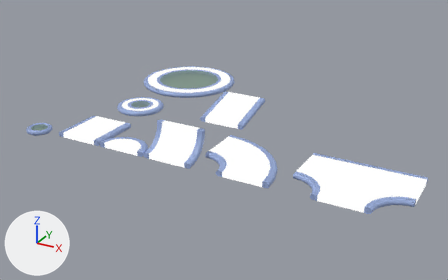
Renders of the Blender file Assets/World/C6L1/netpath/raw/C6L1_netpath.blend from each side of a commit.
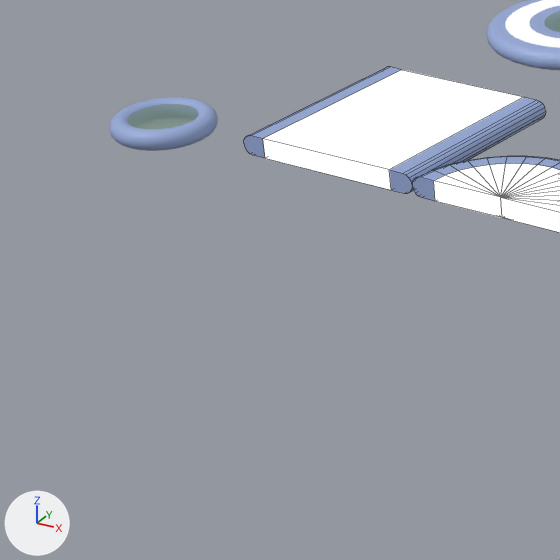
Each version appears first whole from a camera (50 mm lens) standing at (76.6, -81.9, 46.9) and looking at (22.3, 17.0, -2.6), and next in a close-up on the part from 0% to 30% of the width and 35% to 84% of the height. Lighting does not change. The marker at lower left points along +X, +Y and +Z. The close-ups show mesh edges as thin lines. Objects named as collision shapes, trigger or cutter boxes, shadow casters or lower levels of detail are left out.

Script lines for the objects in view, before the commit:
```python
me_cube = bpy.data.meshes.new('Cube')
me_cube.from_pydata(...)  # 44 vertices, 28 faces; spans x -5.0..5.0, y 0.0..10.0, z -1.0..0.0
me_cube.polygons.foreach_set('use_smooth', [True] * 28)
# faces by material slot: [24, 4]
me_cube.materials.append(mat_netpath_rim)  # blue #98acda
me_cube.materials.append(mat_netpath_middle)  # white #ffffff
me_cube_001 = bpy.data.meshes.new('Cube.001')
me_cube_001.from_pydata(...)  # 189 vertices, 196 faces; spans x -5.0..5.0, y 0.0..5.0, z -1.0..0.0
me_cube_001.polygons.foreach_set('use_smooth', [True] * 196)
# faces by material slot: [162, 34]
me_cube_001.materials.append(mat_netpath_rim)  # blue #98acda
me_cube_001.materials.append(mat_netpath_middle)  # white #ffffff
me_torus = bpy.data.meshes.new('Torus')
me_torus.from_pydata(...)  # 576 vertices, 514 faces; spans x -2.5..2.5, y -2.5..2.5, z -1.0..0.0
# faces by material slot: [512, 2]
me_torus.materials.append(mat_netpath_rim)  # blue #98acda
me_torus.materials.append(mat_labglass)
ob_netpath_end = bpy.data.objects.new('netpath_end', me_cube_001)
ob_netpath_end.location = (10.0, 0.0, 0.0)
ob_netpath_lamp = bpy.data.objects.new('netpath_lamp', me_torus)
ob_netpath_lamp.location = (-10.0, 0.0, 0.0)
ob_netpath_straight20 = bpy.data.objects.new('netpath_straight20', me_cube)
ob_netpath_straight20.location = (0.0, 0.0, 0.0)
# also in view: 'netpath_platform' at (0.0, 20.0, -0.5)
```
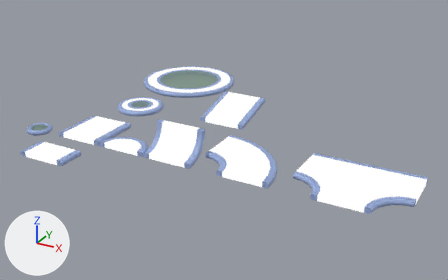
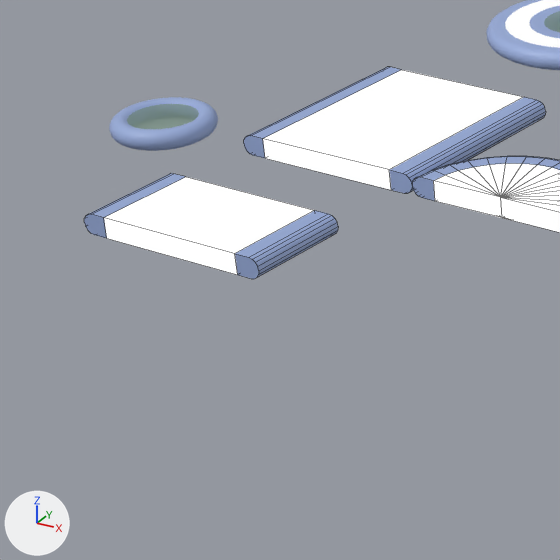
Pixel boxes (x1, y1, x2, y2) of what changed, in the close-ups (560 x 560 px):
'netpath_straight10', added: after (84, 173, 338, 279)
    faces in mat_netpath_middle (white #ffffff): (104, 177, 314, 275)
    faces in mat_netpath_rim (blue #98acda): (84, 173, 338, 279)

The change, as a list of edits to the scene's bpy script:
```text
Add me_cube_010:
    me_cube_010.from_pydata(...)  # 44 vertices, 28 faces; spans x -5.0..5.0, y 0.0..5.0, z -1.0..0.0
    me_cube_010.polygons.foreach_set('use_smooth', [True] * 28)
    # faces by material slot: [24, 4]
    me_cube_010.materials.append(mat_netpath_rim)  # blue #98acda
    me_cube_010.materials.append(mat_netpath_middle)  # white #ffffff
Add ob_netpath_straight10:
    ob_netpath_straight10 = bpy.data.objects.new('netpath_straight10', me_cube_010)
    ob_netpath_straight10.location = (0.0, -10.0, 0.0)
```
